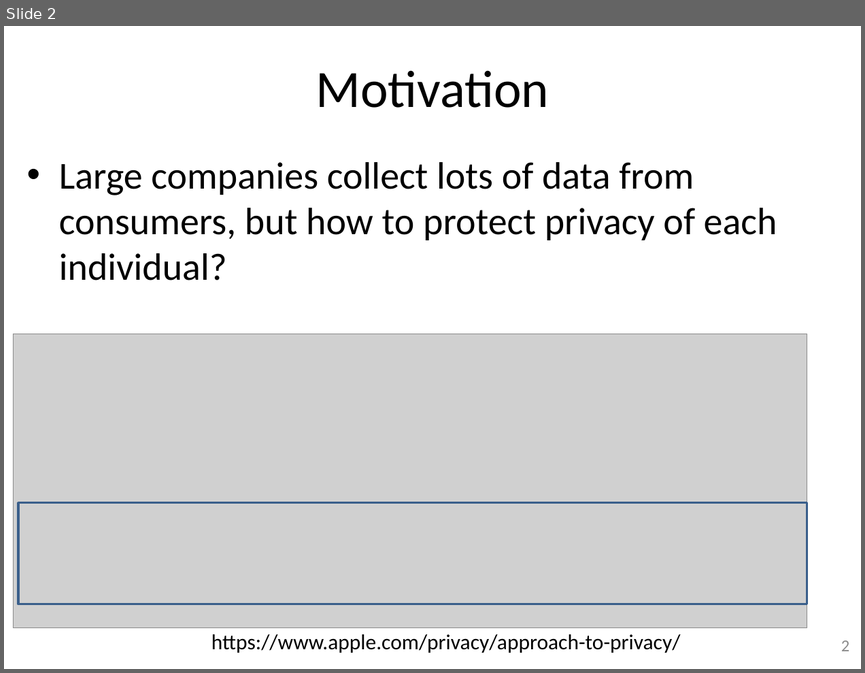
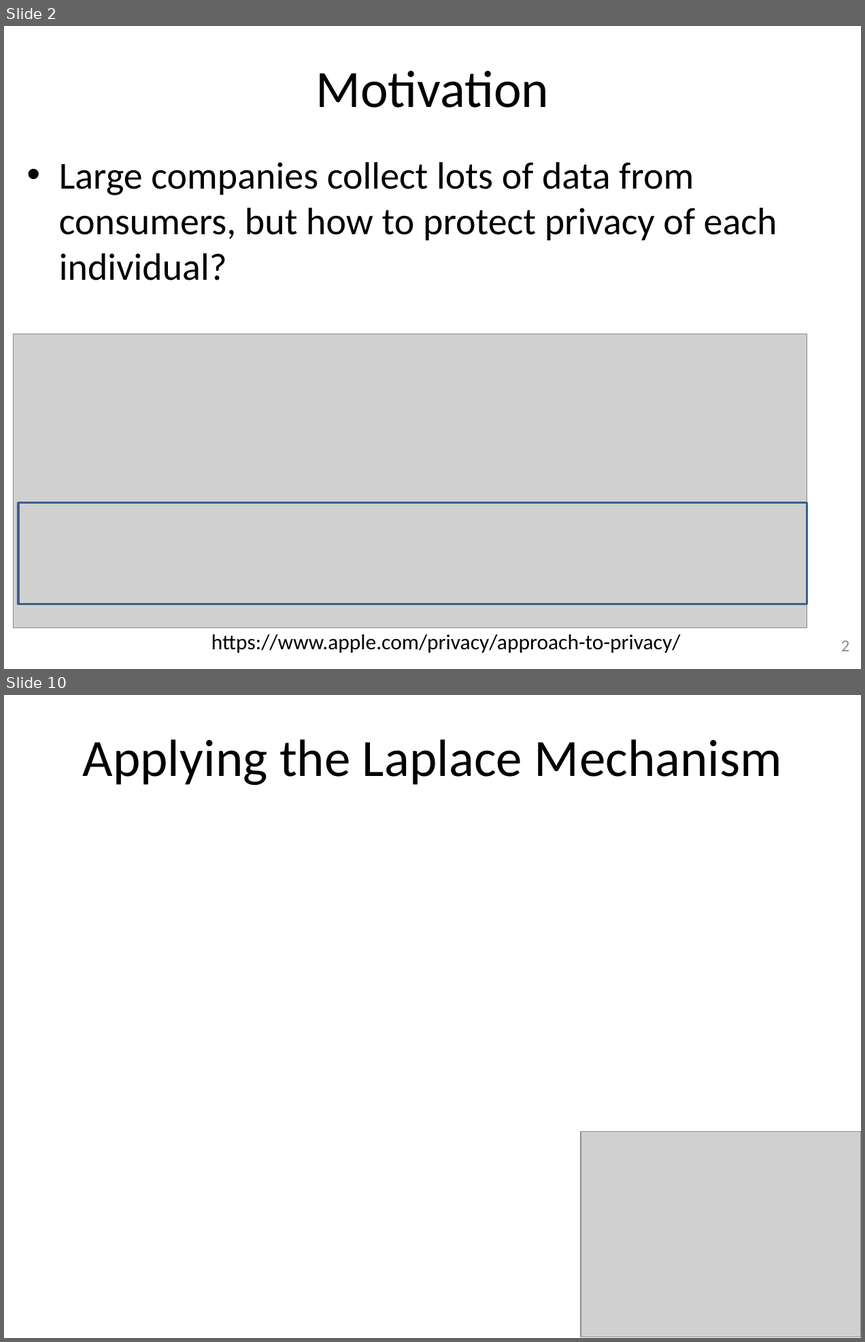
Before and after one commit to gulaoshi/gu.github.io, a slide deck: AdvOS/PPT+papers/Gu-DiffPriv.pptx. Shown one above the other, each under a label of ours: slide 2 before the commit, slides 2 and 10 after it; the slides between them are not shown. The pictures are 865x673 and 865x1342 pixels, drawn with LibreOffice and Linux fonts; fonts in the diff are those of the drawing; grey boxes stand for pictures. Boxes give left, top, right and bottom in pixels: in the first picture for what was removed or moved away, otherwise in the second. Text is boxed around its words. In the diff, an @@ line names an element or a change of style, - is before the commit and + after.

```diff
--- a/AdvOS/PPT+papers/Gu-DiffPriv.pptx
+++ b/AdvOS/PPT+papers/Gu-DiffPriv.pptx
@@ slide 10 added at <box>4,695,861,1338</box>, background #FFFFFF @@
@@ title added at <box>82,739,782,785</box>, 44 pt, text #000000 @@
+Applying the Laplace Mechanism
@@ picture added at <box>581,1131,861,1337</box> @@
```
Also in this commit, not shown: 6 slides changed, 6 other slides added, 1 slide removed.
